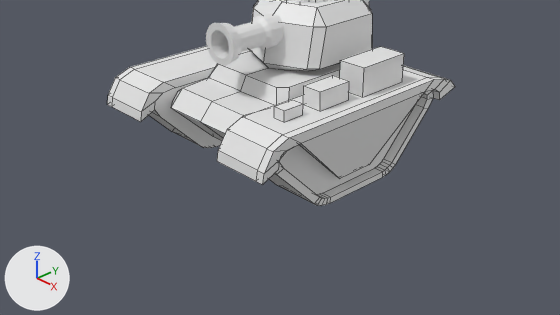
Before and after pictures for a commit that changed the Blender file Tank/Tank1.blend.
Both versions are drawn from the file's camera '001Camera'. The lights are fixed; the arrows at lower left show +X, +Y and +Z. Mesh edges are drawn as thin lines on the coarser meshes.

The first picture shows 'Cabine', 'Cannon', 'Center', 'Cube', 'Cube.001', 'Cube.002', 'Tracks'.
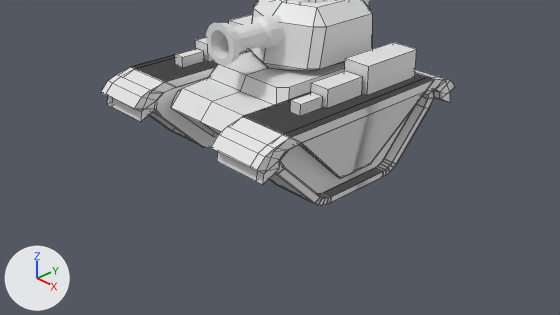
The edits, one by one:
Object 'Tracks' (ob_tracks) has a MIRROR modifier named 'Mirror'.
Modifier setting: use_axis = (True, True, False).
Object 'Cube' (ob_cube) moves from (1.172, 0.563, 1.429) to (1.172, 0.74, 1.429).
Object 'Cube' (ob_cube) is rescaled from (0.2, 0.4, 0.2) to (0.2, 0.489, 0.2).
Object 'Cube' (ob_cube) gains a MIRROR modifier named 'Mirror'.
Modifier setting: mirror_object = ob_center.
Object 'Cube.001' (ob_cube_001) moves from (1.172, -0.297, 1.429) to (1.172, -0.107, 1.429).
Object 'Cube.001' (ob_cube_001) is rescaled from (0.2, 0.4, 0.2) to (0.2, 0.489, 0.2).
Object 'Cube.001' (ob_cube_001) gains a MIRROR modifier named 'Mirror'.
Modifier setting: mirror_object = ob_center.
Object 'Cube.002' (ob_cube_002) moves from (1.172, -0.952, 1.349) to (1.172, -0.647, 1.349).
Object 'Cube.002' (ob_cube_002) is rescaled from (0.12, 0.24, 0.12) to (0.12, 0.294, 0.12).
Object 'Cube.002' (ob_cube_002) gains a MIRROR modifier named 'Mirror'.
Modifier setting: mirror_object = ob_center.

What differs and where, as boxes [x1, y1, x2, y2] in the pictures (560 x 315 px):
'Tracks', modifiers changed: before [107, 46, 455, 206]; after [101, 51, 455, 206]
'Cube', moved, rescaled, modifiers changed: before [340, 47, 404, 97]; after [229, 15, 417, 95]
'Cube.001', moved, rescaled, modifiers changed: before [303, 75, 349, 111]; after [195, 38, 363, 108]
'Cube.002', moved, rescaled, modifiers changed (397% wider, 196% taller): before [274, 100, 303, 122]; after [175, 49, 323, 116]
